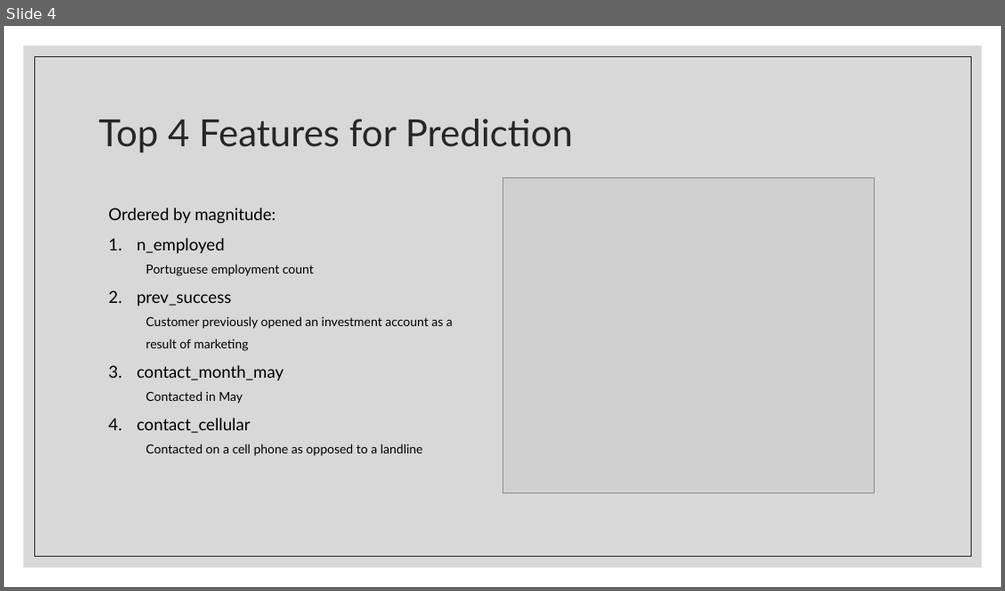
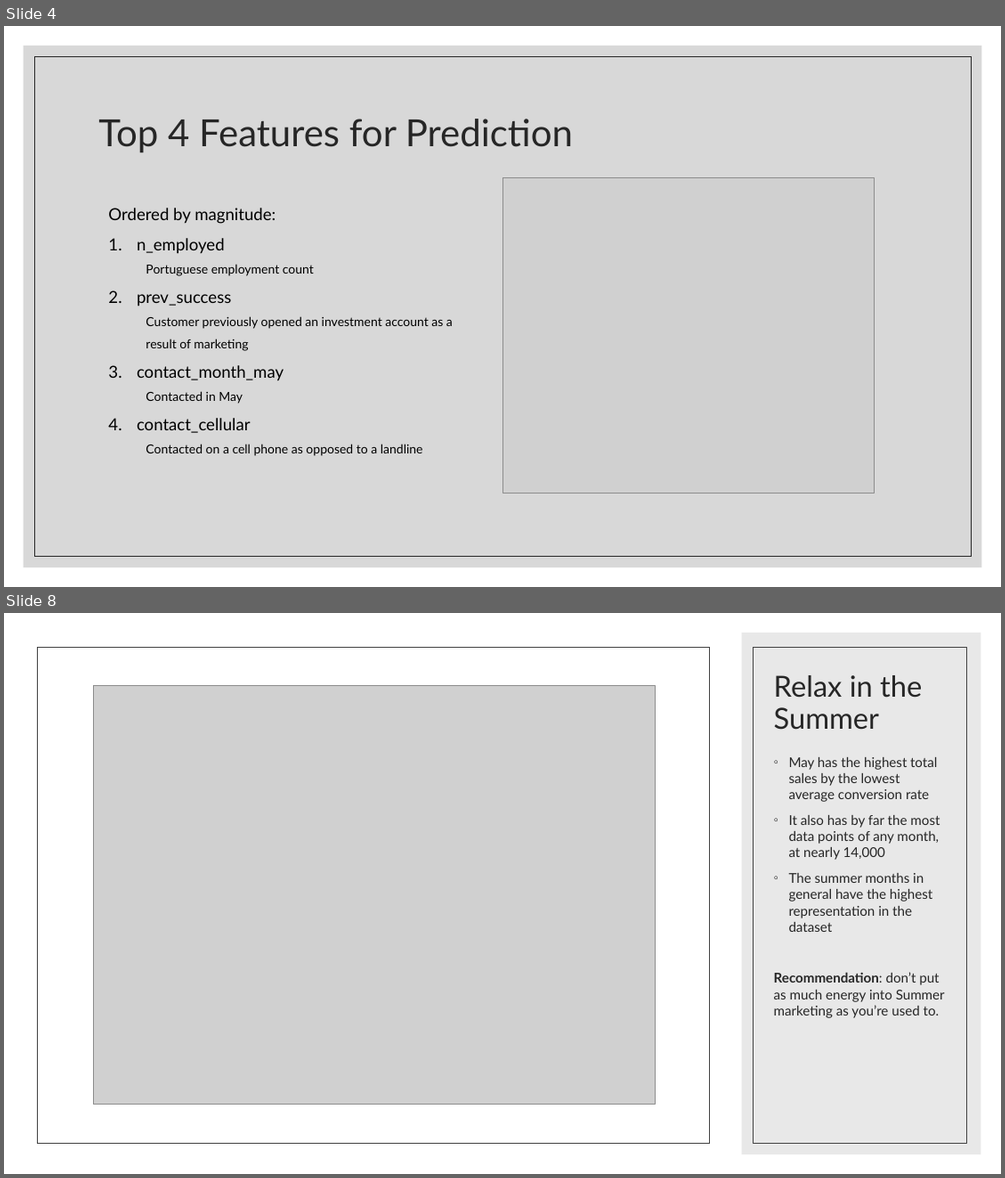
Before and after one commit to ndgigliotti/dsc-phase-3-project, a slide deck: presentation/predicting_bank_telemarketing_sales.pptx. Shown one above the other, each under a label of ours: slide 4 before the commit, slides 4 and 8 after it; the slides between them are not shown. The pictures are 1005x591 and 1005x1178 pixels, drawn with LibreOffice and Linux fonts; fonts in the diff are those of the drawing; grey boxes stand for pictures. Boxes give left, top, right and bottom in pixels: in the first picture for what was removed or moved away, otherwise in the second. Text is boxed around its words. In the diff, an @@ line names an element or a change of style, - is before the commit and + after.

```diff
--- a/presentation/predicting_bank_telemarketing_sales.pptx
+++ b/presentation/predicting_bank_telemarketing_sales.pptx
@@ slide 8 added at bbox=[4, 613, 1001, 1174], background #FFFFFF @@
@@ rectangle added at bbox=[4, 613, 1001, 1174], fill #FFFFFF @@
@@ rectangle added at bbox=[741, 633, 980, 1154], fill #D9D9D9 at 60% opacity @@
@@ rectangle added at bbox=[38, 647, 709, 1143], outline #404040 0.5 pt @@
@@ rectangle added at bbox=[752, 647, 966, 1143], outline #404040 0.5 pt @@
@@ picture added at bbox=[93, 686, 655, 1104] @@
@@ title added at bbox=[774, 675, 922, 730], 28 pt, text #262626 @@
+Relax in the Summer
@@ text added at bbox=[774, 757, 945, 1018], 13 pt, text #262626 @@
+◦ May has the highest total sales by the lowest average conversion rate
+◦ It also has by far the most data points of any month, at nearly 14,000
+◦ The summer months in general have the highest representation in the dataset
+Recommendation: don’t put as much energy into Summer marketing as you’re used to.
```
Also in this commit, not shown: 2 slides changed, 3 other slides added, 1 slide removed, 7 other files.
